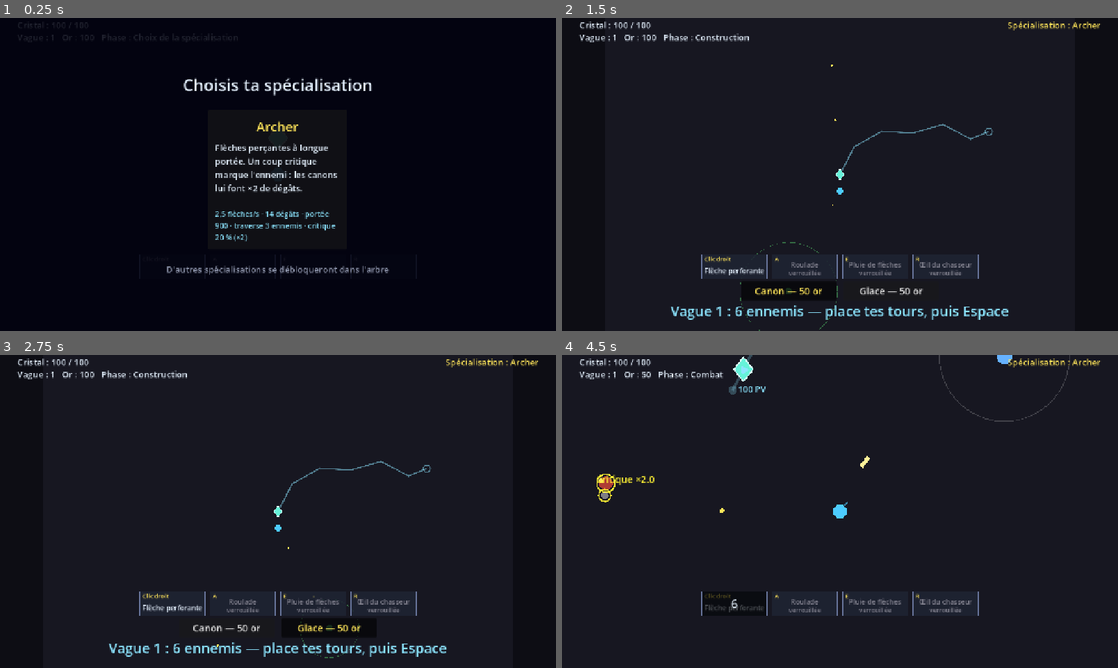
Above: before the commit, frames 1-4 (two rows, left to right).
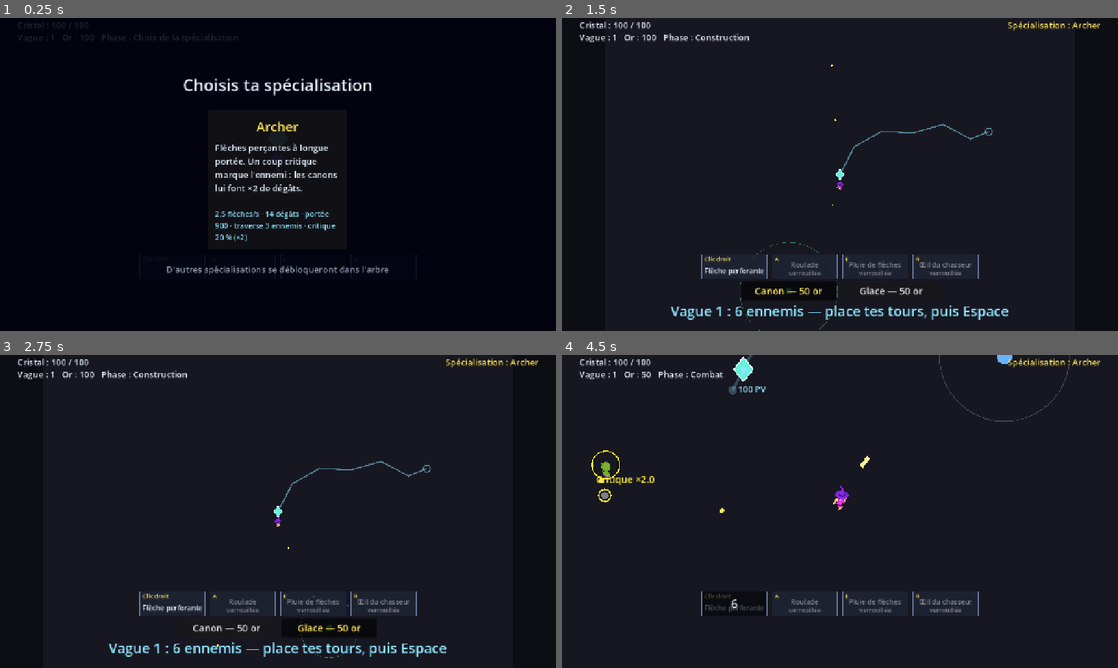
Above: after the commit, the same moments.

Repository: keutarcrash-sudo/first-game
Game: Godot game, scene res://src/game/main.tscn
Same seed, same stepped clock (60 frames per second), same inputs: the game is played once before the commit and once after it.
Inputs (mouse positions are in pixels of both pictures, inside the frame that each line leads up to):
- Up to frame 1 (0.25 s): no input
- Up to frame 2 (1.5 s): click (840, 180) at 0.5 s; click "Canon — 50 or" at 1.25 s
- Up to frame 3 (2.75 s): click "Glace — 50 or" at 2 s
- Up to frame 4 (4.5 s): tap Enter at 2.75 s; move the mouse to (962, 495) at 2.77 s; hold D (move_right) 2.78-3.53 s; tap A (ability_a) at 2.85 s; click (962, 495) at 2.92 s; tap Space (start_wave) at 3.5 s; move the mouse to (728, 527) at 3.52 s; hold S (move_down) 3.53-4.28 s; tap E (ability_e) at 3.6 s; click (728, 527) at 3.67 s; move the mouse to (895, 442) at 4.27 s; hold D (move_right) from 4.28 s (still down); right-click (895, 442) at 4.35 s; click (895, 442) at 4.42 s

The runs differ from the first frame. In frame 2, less than 0.1% of the frame differs, in the area x 49-51%, y 52-57%; in frame 3, less than 0.1%; in frame 4, 0.5%, in the area x 5-52%, y 30-53%.

Commit message:
feat: héros et ennemis animés en images néon (passe graphique 1)
Co-Authored-By: Claude Opus 5.5 <noreply@anthropic.com>
Claude-Session: https://claude.ai/code/session_01UVM1eXdfi8dYgM4xtfgzQe

Diff:
--- a/src/enemies/enemy.gd
+++ b/src/enemies/enemy.gd
@@ -10,7 +10,7 @@
 ## enemy frees itself by touching the crystal.
 signal died
 
-const COLOR := Color(1.0, 0.35, 0.3)
+const COLOR := Color(1.0, 0.35, 0.3)  # Disc colour, only used when no sprite sheet was given.
 const DAMAGED_DARKEN := 0.55  # Colour brightness at 0 HP, scaled up to 1 at full HP.
 const ENEMY_LAYER := 2  # Bit value of physics layer 2, "enemies".
 const SLOWED_TINT := Color(0.3, 0.55, 1.0)
@@ -31,6 +31,13 @@
 const FROZEN_TINT_AMOUNT := 0.85
 const FROZEN_OUTLINE_COLOR := Color(0.75, 0.95, 1.0)
 const FROZEN_OUTLINE_WIDTH := 7.0  # Thick outline, clearly wider than the other rings.
+const RING_HEIGHT_RATIO := 0.32  # With a sprite, state rings have radius height_px x this, around the silhouette centre.
+const RING_UNDER_WIDTH := 2.0  # Black under-ring: this many pixels wider on each side of every ring.
+const HIT_POSE_SECONDS := 0.2  # The hit animation plays this long, once per hit.
+
+var _sprite: DirectionalSprite
+var _visual_height := 0.0
+var _hit_left := 0.0  # Seconds of hit pose remaining (visual only).
 
 var _burn_left := 0.0  # Seconds of burning remaining.
 var _burn_damage_per_second := 0.0
@@ -67,6 +74,23 @@
 	var touch_distance: float = crystal.radius + _radius
 	_touch_distance_sq = touch_distance * touch_distance
 	position = start_position
+
+
+## Draws the enemy with [param sheet] at [param height_px] on screen instead of a disc
+## (graphics only: the collision radius and every rule stay the same). Call before
+## adding the enemy to the tree; the sheet may be shared by all enemies.
+func set_visual(sheet: SpriteSheet, height_px: float) -> void:
+	_visual_height = height_px
+	_sprite = DirectionalSprite.new()
+	_sprite.show_behind_parent = true  # The state marks drawn by this node stay over the sprite.
+	add_child(_sprite)
+	_sprite.setup(sheet, height_px)
+	_sprite.play(&"run")
+
+
+## Angle in radians (as [method Vector2.angle]) from the enemy toward the crystal.
+func facing_angle() -> float:
+	return (_crystal.global_position - global_position).angle()
 
 
 func _ready() -> void:
@@ -124,6 +148,8 @@
 	var target: Vector2 = _crystal.global_position
 	if _frozen_left <= 0.0:
 		position = position.move_toward(target, _speed * _slow_factor * delta)
+	if _sprite != null:
+		_update_visual(target)
 	if position.distance_squared_to(target) <= _touch_distance_sq:
 		_crystal.take_damage(_contact_damage)
 		queue_free()
@@ -132,6 +158,8 @@
 func _draw() -> void:
 	var shade: float = lerpf(DAMAGED_DARKEN, 1.0, _hp / _max_hp)
 	var color := Color(COLOR.r * shade, COLOR.g * shade, COLOR.b * shade)
+	if _sprite != null:
+		color = Color(shade, shade, shade)  # Neutral base: the sprite keeps its own colours.
 	if _frozen_left > 0.0:
 		color = color.lerp(FROZEN_TINT, FROZEN_TINT_AMOUNT)
 	elif is_slowed():
@@ -140,17 +168,41 @@
 		color = color.lerp(WET_TINT, WET_TINT_AMOUNT)
 	elif _burn_left > 0.0:
 		color = color.lerp(BURNING_TINT, BURNING_TINT_AMOUNT)
-	draw_circle(Vector2.ZERO, _radius, color)
+	var center := Vector2.ZERO
+	var ring_radius: float = _radius
+	if _sprite != null:
+		_sprite.tint = color
+		center = Vector2(0.0, -_visual_height * 0.5)  # The sprite stands on the position: its middle is above it.
+		ring_radius = _visual_height * RING_HEIGHT_RATIO
+	else:
+		draw_circle(Vector2.ZERO, _radius, color)
 	if _burn_left > 0.0:
-		draw_arc(Vector2.ZERO, _radius, 0.0, TAU, BURNING_RING_POINTS, BURNING_TINT, BURNING_RING_WIDTH)
+		_draw_ring(center, ring_radius, BURNING_TINT, BURNING_RING_WIDTH)
 	if _wet_left > 0.0:
 		for i: int in WET_DROP_COUNT:
 			var angle: float = TAU * i / WET_DROP_COUNT - PI / 2.0
-			draw_circle(Vector2.from_angle(angle) * (_radius * 0.55), WET_DROP_RADIUS, WET_DROP_COLOR)
+			var drop_at: Vector2 = center + Vector2.from_angle(angle) * (ring_radius * 0.55)
+			draw_circle(drop_at, WET_DROP_RADIUS + RING_UNDER_WIDTH, Color.BLACK)
+			draw_circle(drop_at, WET_DROP_RADIUS, WET_DROP_COLOR)
 	if _frozen_left > 0.0:
-		draw_arc(Vector2.ZERO, _radius, 0.0, TAU, BURNING_RING_POINTS, FROZEN_OUTLINE_COLOR, FROZEN_OUTLINE_WIDTH)
+		_draw_ring(center, ring_radius, FROZEN_OUTLINE_COLOR, FROZEN_OUTLINE_WIDTH)
 	if _mark_left > 0.0:
-		draw_arc(Vector2.ZERO, _radius + MARKED_RING_GAP, 0.0, TAU, BURNING_RING_POINTS, MARKED_COLOR, MARKED_RING_WIDTH)
+		_draw_ring(center, ring_radius + MARKED_RING_GAP, MARKED_COLOR, MARKED_RING_WIDTH)
+
+
+## A ring over a black ring [constant RING_UNDER_WIDTH] pixels wider on each side, so it reads on any background.
+func _draw_ring(center: Vector2, ring_radius: float, color: Color, width: float) -> void:
+	draw_arc(center, ring_radius, 0.0, TAU, BURNING_RING_POINTS, Color.BLACK, width + RING_UNDER_WIDTH * 2.0)
+	draw_arc(center, ring_radius, 0.0, TAU, BURNING_RING_POINTS, color, width)
+
+
+## Faces the crystal and goes back from the hit pose to the run animation.
+func _update_visual(target: Vector2) -> void:
+	_sprite.set_facing((target - global_position).angle())
+	if _hit_left > 0.0:
+		_hit_left -= get_physics_process_delta_time()
+		if _hit_left <= 0.0:
+			_sprite.play(&"run")
 
 
 ## Body radius in pixels.
@@ -289,6 +341,11 @@
 
 ## Removes [param amount] hit points; the enemy is freed at zero.
 func take_damage(amount: float) -> void:
+	_damage(amount, true)
+
+
+## Shared by [method take_damage] and the burn (which must not replay the hit pose every frame).
+func _damage(amount: float, show_hit: bool) -> void:
 	if is_queued_for_deletion():
 		return
 	_hp -= amount
@@ -296,4 +353,7 @@
 		died.emit()
 		queue_free()
 	else:
-		queue_redraw()
+		if show_hit and _sprite != null and _hit_left <= 0.0:
+			_hit_left = HIT_POSE_SECONDS
+			_sprite.play(&"hit")
+		queue_redraw()
--- a/src/game/main.gd
+++ b/src/game/main.gd
@@ -21,6 +21,7 @@
 const SKILL_TREE_PATH := "res://assets/data/skill_tree.json"
 const SPECS_PATH := "res://assets/data/specializations.json"
 const ABILITIES_PATH := "res://assets/data/abilities.json"
+const VISUALS_PATH := "res://assets/data/visuals.json"
 const SAVE_PATH := "user://progress.json"
 const FLOOR_COLOR := Color(0.09, 0.09, 0.13)
 const BORDER_COLOR := Color(0.4, 0.45, 0.6)
@@ -46,6 +47,8 @@
 var _camera: GameCamera
 var _ability_catalog: AbilityCatalog
 var _caster: AbilityCaster
+var _visuals: VisualStats
+var _sheets: Dictionary = {}  # Folder -> SpriteSheet, each loaded once and shared.
 
 @onready var _towers: Node2D = $Towers
 @onready var _placer: TowerPlacer = $TowerPlacer
@@ -68,7 +71,10 @@
 	_catalog = null if _specs == null else CardCatalog.load_from_file(CARDS_PATH, rules, _specs)
 	_ability_catalog = null if _specs == null else AbilityCatalog.load_from_file(ABILITIES_PATH, _specs)
 	_skill_tree = null if _catalog == null else SkillTree.load_from_file(SKILL_TREE_PATH, _catalog, _specs)
-	if _skill_tree == null or _ability_catalog == null or stats == null or defence == null or curve == null or economy == null or towers == null:
+	_visuals = VisualStats.load_from_file(VISUALS_PATH)
+	var default_sheet: SpriteSheet = null if _visuals == null else _sheet_for(_visuals.hero_sheet("default"))
+	var enemy_sheet: SpriteSheet = null if _visuals == null else _sheet_for(_visuals.enemy_sheet)
+	if default_sheet == null or enemy_sheet == null or _skill_tree == null or _ability_catalog == null or stats == null or defence == null or curve == null or economy == null or towers == null:
 		_hero.queue_free()
 		_crystal.queue_free()
 		_placer.queue_free()
@@ -82,6 +88,7 @@
 	_rng = RandomNumberGenerator.new()
 	_rng.randomize()
 	_hero.setup(stats, _field_rect, _bullets, rules)
+	_hero.set_visual(default_sheet, _visuals.height("hero"))
 	_crystal.global_position = _field_rect.get_center()
 	_crystal.setup(defence, _skill_tree.crystal_max_hp_bonus(owned))
 	# The hero starts below the crystal, not on top of it.
@@ -92,6 +99,7 @@
 	_state = GameState.new(economy.starting_gold + _skill_tree.starting_gold_bonus(owned))
 	_cycle = WaveCycle.new()
 	_spawner.setup(curve, defence, _field_rect, _crystal, _enemies)
+	_spawner.set_enemy_visual(enemy_sheet, _visuals.height("enemy"))
 	# The gold field sits just before Enemies, so coins are drawn under the enemies.
 	var gold_field := GoldField.new()
 	add_child(gold_field)
@@ -142,6 +150,17 @@
 	queue_redraw()
 
 
+## The sheet of [param dir], loaded the first time and shared afterwards
+## ([code]null[/code] after an error, which is reported once per try).
+func _sheet_for(dir: String) -> SpriteSheet:
+	if not _sheets.has(dir):
+		var sheet: SpriteSheet = SpriteSheet.load_from_dir(dir)
+		if sheet == null:
+			return null
+		_sheets[dir] = sheet
+	return _sheets[dir]
+
+
 func _draw() -> void:
 	draw_rect(_field_rect, FLOOR_COLOR)
 	draw_rect(_field_rect, BORDER_COLOR, false, BORDER_WIDTH)
@@ -163,6 +182,9 @@
 		_rules.activate(combo_id)
 	if spec.freeze_duration > 0.0:
 		_modifiers.enable_freeze(spec.freeze_duration, spec.freeze_cooldown)
+	var spec_sheet: SpriteSheet = _sheet_for(_visuals.hero_sheet(spec.id))
+	if spec_sheet != null:  # On a load error the default look stays.
+		_hero.set_visual(spec_sheet, _visuals.height("hero"))
 	_hero.equip(spec, _modifiers, _rng)
 	_caster.equip(_ability_catalog.for_spec(spec.id))
 	_hud.show_specialization(spec)
--- a/src/hero/hero.gd
+++ b/src/hero/hero.gd
@@ -9,15 +9,14 @@
 ## Emitted when a [method dash] ends (duration elapsed).
 signal dash_finished
 
-const BODY_COLOR := Color(0.3, 0.8, 1.0)
-const AIM_COLOR := Color(0.3, 0.8, 1.0, 0.6)
-const AIM_LINE_LENGTH := 14.0
-const AIM_LINE_WIDTH := 3.0
+const SHOOT_POSE_SECONDS := 0.2  # The shoot animation plays this long after each shot, when standing still.
 const HERO_LAYER := 1
 const FIRE_BOLT_COLOR := Color(1.0, 0.55, 0.15)
 const WATER_JET_COLOR := Color(0.35, 0.65, 1.0)
 
 var _stats: HeroStats
+var _sprite: DirectionalSprite
+var _shoot_left := 0.0  # Seconds of shoot pose remaining (visual only).
 var _bullet_parent: Node
 var _arena_rect: Rect2
 var _rules: ProcRules
@@ -56,6 +55,18 @@
 	add_child(collision)
 
 
+## Sets the sprite sheet the hero is drawn with and its on-screen height in
+## pixels (graphics only: nothing in the game rules depends on it). May be
+## called again to change the look, for example when the specialization is chosen.
+func set_visual(sheet: SpriteSheet, height_px: float) -> void:
+	if _sprite == null:
+		_sprite = DirectionalSprite.new()
+		add_child(_sprite)
+	_sprite.setup(sheet, height_px)
+	_sprite.set_facing(_aim_direction.angle())
+	_sprite.play(&"idle")
+
+
 ## Gives the hero the weapon of [param spec] and lets it move and fire. Card
 ## bonuses are read from [param modifiers] at each shot; [param rng] rolls the
 ## critical hits. Call once, when the specialization is chosen.
@@ -120,6 +131,8 @@
 
 func _physics_process(delta: float) -> void:
 	var finished_dash := false
+	var was_dashing := _dash_left > 0.0
+	var moving := false
 	if _dash_left > 0.0:
 		var step: float = minf(delta, _dash_left)
 		_dash_left -= step
@@ -129,7 +142,9 @@
 			_dash_left = 0.0
 			finished_dash = true
 	else:
-		velocity = move_direction() * _stats.hero_speed
+		var wanted: Vector2 = move_direction()
+		moving = wanted != Vector2.ZERO
+		velocity = wanted * _stats.hero_speed
 		move_and_slide()
 		global_position = global_position.clamp(_min_position, _max_position)
 
@@ -141,18 +156,32 @@
 	if _fire_cooldown <= 0.0:
 		_fire()
 		_fire_cooldown += 1.0 / (_archer.fire_rate() if _archer != null else _elemental.fire_rate())
-	queue_redraw()
+	_shoot_left = maxf(_shoot_left - delta, 0.0)
+	_update_visual(was_dashing, moving)
 	if finished_dash:
 		dash_finished.emit()
 
 
-func _draw() -> void:
-	draw_circle(Vector2.ZERO, _stats.hero_radius, BODY_COLOR)
-	var aim_start: Vector2 = _aim_direction * _stats.hero_radius
-	draw_line(aim_start, aim_start + _aim_direction * AIM_LINE_LENGTH, AIM_COLOR, AIM_LINE_WIDTH)
+## Picks the animation (roll > shoot while still > run > idle) and the facing
+## (the dash direction while rolling, the mouse otherwise).
+func _update_visual(dashing: bool, moving: bool) -> void:
+	if _sprite == null:
+		return
+	if dashing:
+		_sprite.set_facing(_dash_direction.angle())
+		_sprite.play(&"roll")
+	else:
+		_sprite.set_facing(_aim_direction.angle())
+		if moving:
+			_sprite.play(&"run")
+		elif _shoot_left > 0.0:
+			_sprite.play(&"shoot")
+		else:
+			_sprite.play(&"idle")
 
 
 func _fire() -> void:
+	_shoot_left = SHOOT_POSE_SECONDS
 	var bullet := HeroBullet.new()
 	if _elemental != null:
 		bullet.configure(_elemental.damage(), _stats.bullet_speed, _elemental.max_range(), _stats.bullet_radius, _aim_direction, _arena_rect)
--- /dev/null
+++ b/src/visuals/death_effect.gd
@@ -0,0 +1,20 @@
+## A dead enemy's death animation, played where it fell, then freed.
+## Purely graphical: it takes no part in the game (not an Enemy, no collision).
+class_name DeathEffect
+extends Node2D
+
+
+## Draws [param sheet]'s [code]death[/code] animation at [param height_px], facing
+## [param facing] (radians, as [method Vector2.angle]). Call before adding the
+## node to the tree. Frees itself at the end (at once if the sheet has no death animation).
+func setup(sheet: SpriteSheet, height_px: float, facing: float) -> void:
+	if not sheet.has_animation(&"death"):
+		push_error("DeathEffect: the sheet has no 'death' animation.")
+		queue_free()
+		return
+	var sprite := DirectionalSprite.new()
+	add_child(sprite)
+	sprite.setup(sheet, height_px)
+	sprite.set_facing(facing)
+	sprite.animation_finished.connect(func(_anim_name: StringName) -> void: queue_free())
+	sprite.play(&"death")
--- a/src/visuals/directional_sprite.gd
+++ b/src/visuals/directional_sprite.gd
@@ -18,6 +18,7 @@
 var _scale: float = 1.0
 var _current: StringName = &""
 var _direction: int = 0
+var _facing_angle: float = 0.0
 var _time: float = 0.0
 var _finished: bool = false
 
@@ -49,13 +50,15 @@
 
 
 ## Sets the sheet to draw and the on-screen height in pixels of the whole
-## root cell. Stops any running animation.
+## root cell. Stops any running animation. Keeps the last facing angle and
+## re-applies it to the new sheet's direction count.
 func setup(sheet: SpriteSheet, height_px: float) -> void:
 	_sheet = sheet
 	_scale = height_px / float(sheet.cell.y)
 	_current = &""
 	_time = 0.0
 	_finished = false
+	_direction = SpriteSheet.direction_index(_facing_angle, sheet.directions)
 	set_process(false)
 	queue_redraw()
 
@@ -71,7 +74,7 @@
 	_current = anim_name
 	_time = 0.0
 	_finished = false
-	set_process(_sheet.loops(anim_name) and _sheet.frame_count(anim_name) > 1 or not _sheet.loops(anim_name))
+	set_process(not _sheet.loops(anim_name) or _sheet.frame_count(anim_name) > 1)
 	queue_redraw()
 
 
@@ -82,6 +85,7 @@
 
 ## Turns toward [param angle] (radians, as [method Vector2.angle]).
 func set_facing(angle: float) -> void:
+	_facing_angle = angle
 	if _sheet == null:
 		return
 	var index: int = SpriteSheet.direction_index(angle, _sheet.directions)
--- a/src/waves/wave_spawner.gd
+++ b/src/waves/wave_spawner.gd
@@ -21,6 +21,8 @@
 var _crystal: Crystal
 var _enemies_parent: Node
 var _spawn_rect: Rect2
+var _enemy_sheet: SpriteSheet
+var _enemy_height := 0.0
 var _state := State.IDLE
 var _timer := 0.0
 var _wave_number := 0
@@ -43,6 +45,13 @@
 	_enemies_parent = enemies_parent
 	_spawn_rect = field_rect.grow(-stats.spawn_margin)
 	crystal.arrived.connect(_on_crystal_arrived)
+
+
+## Sets the sprite sheet shared by every enemy of the next spawns and the death
+## animation, with the on-screen height in pixels. Without it enemies are plain discs.
+func set_enemy_visual(sheet: SpriteSheet, height_px: float) -> void:
+	_enemy_sheet = sheet
+	_enemy_height = height_px
 
 
 func _physics_process(delta: float) -> void:
@@ -78,8 +87,25 @@
 	_to_spawn -= 1
 	var enemy := Enemy.new()
 	enemy.setup(_stats, _stats.enemy_base_hp * _hp_multiplier, _random_spawn_point(), _crystal)
-	enemy.died.connect(func() -> void: enemy_killed.emit(enemy.global_position))
+	if _enemy_sheet != null:
+		enemy.set_visual(_enemy_sheet, _enemy_height)
+	enemy.died.connect(func() -> void:
+		_play_death(enemy)
+		enemy_killed.emit(enemy.global_position))
 	_enemies_parent.add_child(enemy)
+
+
+## Plays the death animation where [param enemy] fell. The effect is a sibling of
+## the enemies node, never its child, so nothing mistakes it for an enemy.
+func _play_death(enemy: Enemy) -> void:
+	var host: Node = _enemies_parent.get_parent()
+	if _enemy_sheet == null or host == null:
+		return
+	var effect := DeathEffect.new()
+	effect.setup(_enemy_sheet, _enemy_height, enemy.facing_angle())
+	host.add_child(effect)
+	host.move_child(effect, _enemies_parent.get_index() + 1)
+	effect.global_position = enemy.global_position
 
 
 func _on_crystal_arrived() -> void:
